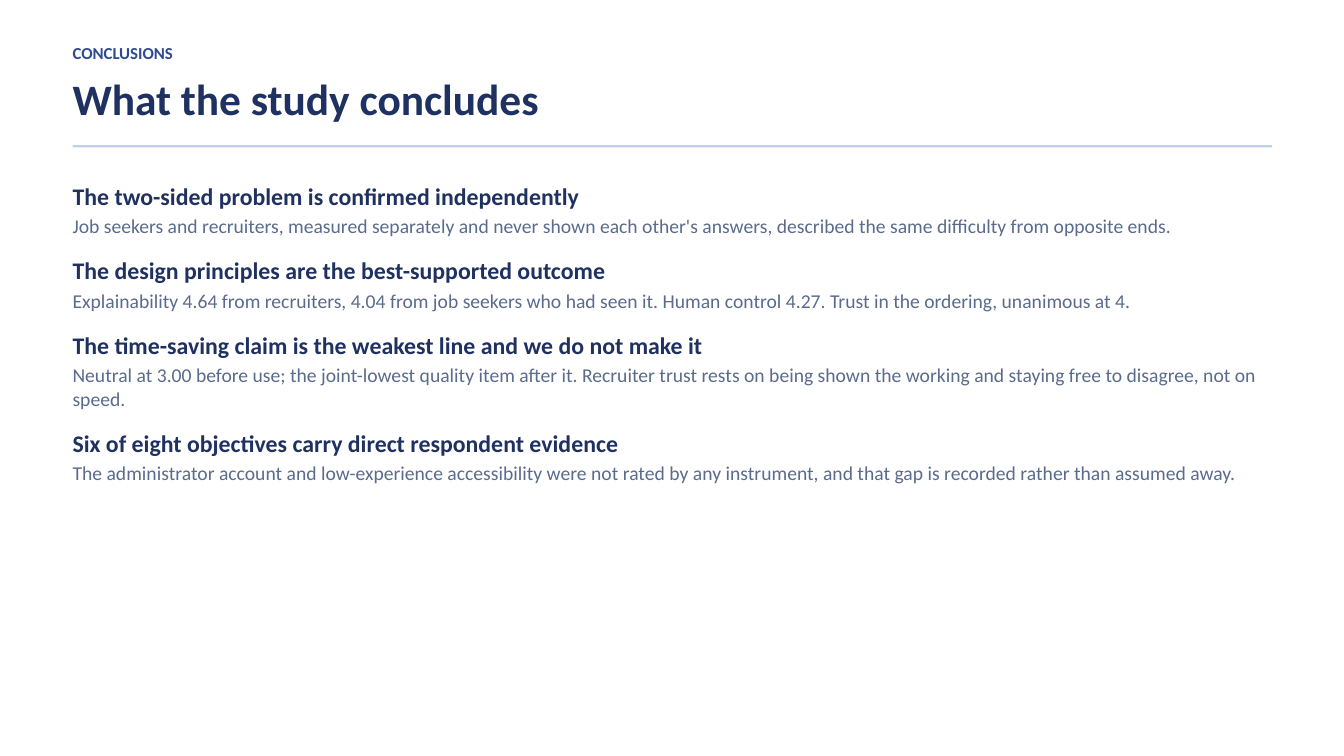
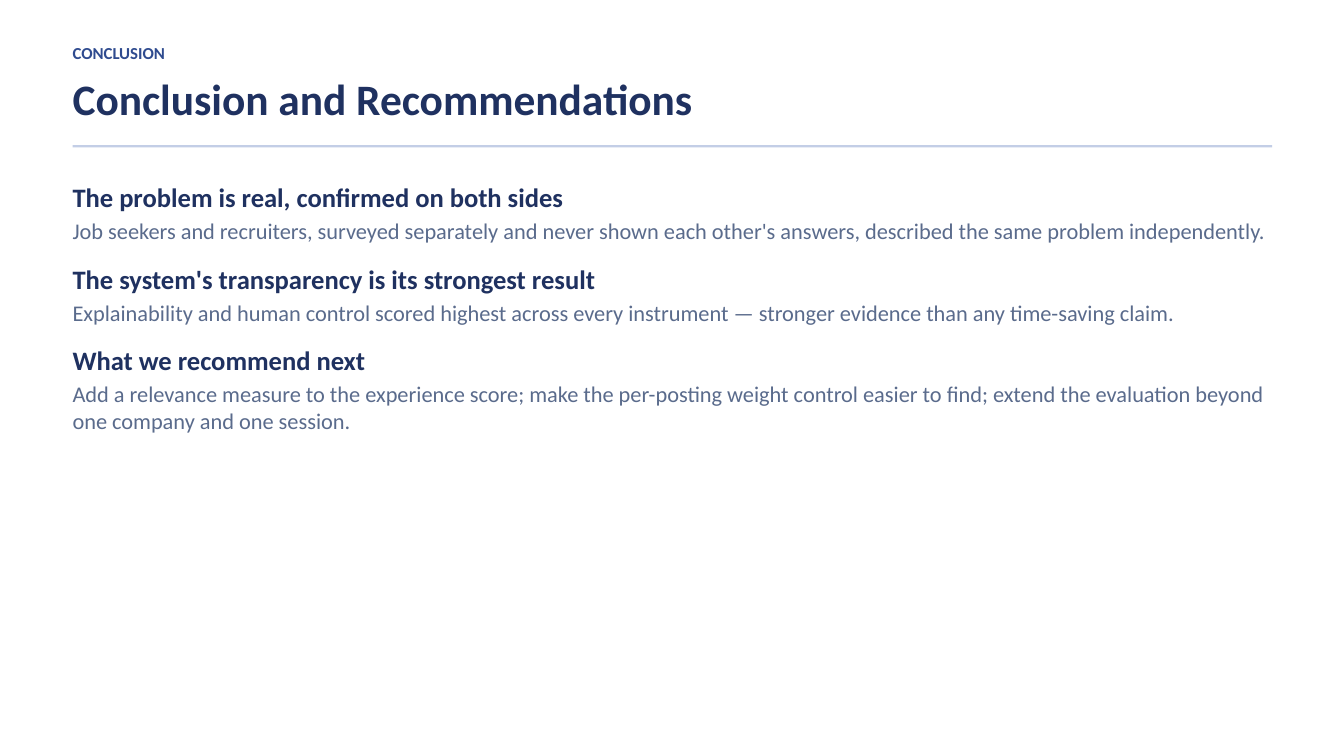
Before and after one commit to Talenss/CapstoneWebsite, a slide deck: slide 14 of 05_Website_Angular/docs/Linaw-PH-Video-Presentation.pptx (slide 18 before the commit). Drawn at 1344x756 pixels with LibreOffice and Linux fonts; fonts in the diff are those of the drawing. Boxes give left, top, right and bottom in pixels: in the first picture for what was removed or moved away, otherwise in the second. Text is boxed around its words. In the diff, an @@ line names an element or a change of style, - is before the commit and + after.

```diff
--- a/05_Website_Angular/docs/Linaw-PH-Video-Presentation.pptx
+++ b/05_Website_Angular/docs/Linaw-PH-Video-Presentation.pptx
@@ text at (73, 48, 165, 59): text changed @@
-CONCLUSIONS
+CONCLUSION
@@ text at (73, 84, 692, 116): text changed @@
-What the study concludes
+Conclusion and Recommendations
@@ text at (73, 188, 1264, 433): text changed; size 14 to 16 pt @@
-The two-sided problem is confirmed independently
-Job seekers and recruiters, measured separately and never shown each other's answers, described the same difficulty from opposite ends.
-The design principles are the best-supported outcome
-Explainability 4.64 from recruiters, 4.04 from job seekers who had seen it. Human control 4.27. Trust in the ordering, unanimous at 4.
-The time-saving claim is the weakest line and we do not make it
-Neutral at 3.00 before use; the joint-lowest quality item after it. Recruiter trust rests on being shown the working and staying free to disagree, not on speed.
-Six of eight objectives carry direct respondent evidence
-The administrator account and low-experience accessibility were not rated by any instrument, and that gap is recorded rather than assumed away.
+The problem is real, confirmed on both sides
+Job seekers and recruiters, surveyed separately and never shown each other's answers, described the same problem independently.
+The system's transparency is its strongest result
+Explainability and human control scored highest across every instrument — stronger evidence than any time-saving claim.
+What we recommend next
+Add a relevance measure to the experience score; make the per-posting weight control easier to find; extend the evaluation beyond one company and one session.
```
Also in this commit, not shown: 5 other slides changed, 9 slides added, 14 slides removed, 1 other file.
